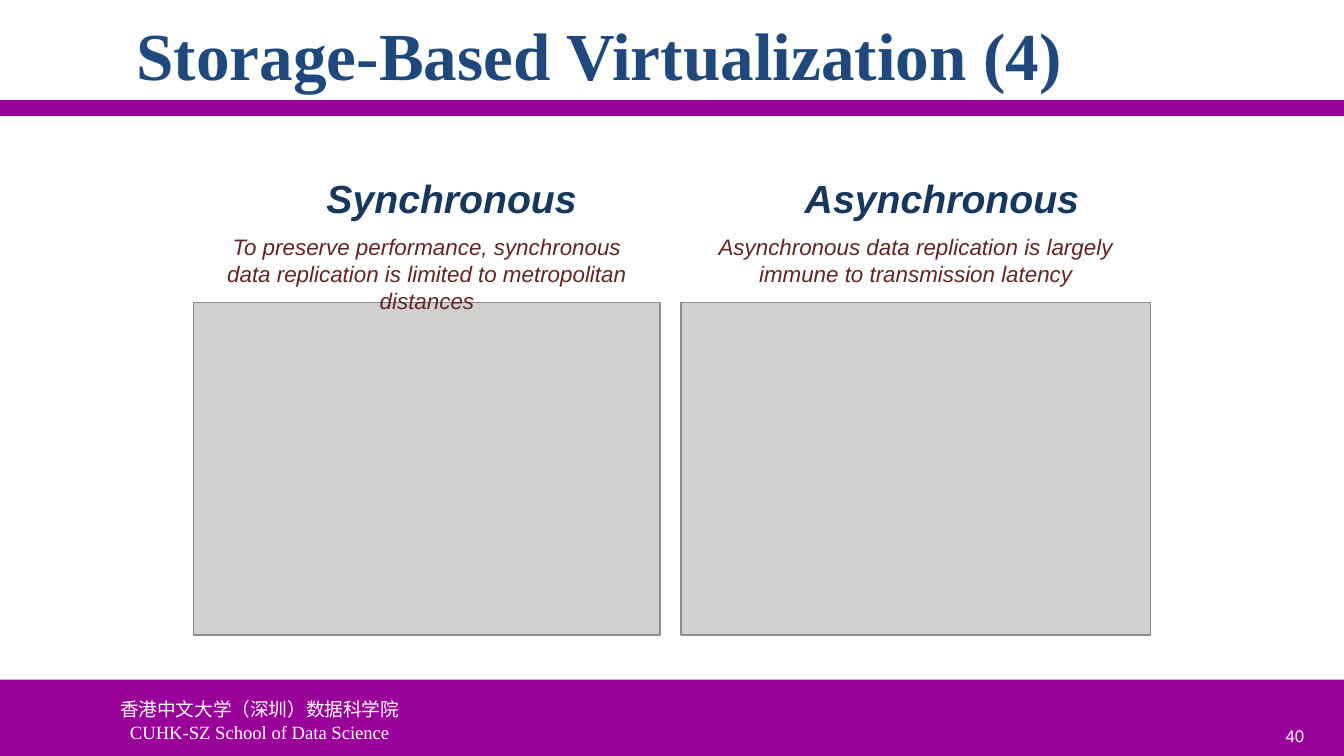
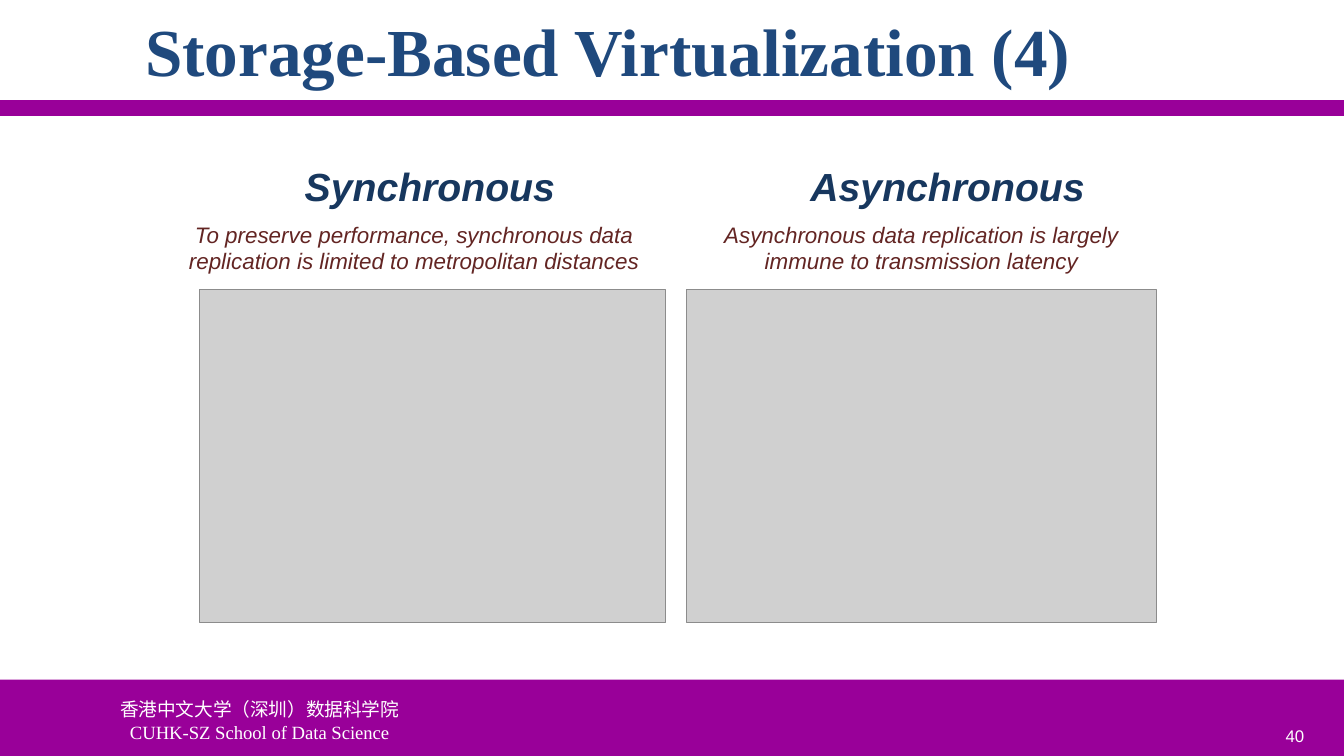
Before and after one commit to ychung1103/ychung1103.github.io, a slide deck: slide 40 of Slides/CSC6103/VT-05 Storage Virtualization.pptx. Drawn at 1344x756 pixels with LibreOffice and Linux fonts; fonts in the diff are those of the drawing; grey boxes stand for pictures; background and template pictures are left out. Boxes give left, top, right and bottom in pixels: in the first picture for what was removed or moved away, otherwise in the second. Text is boxed around its words. In the diff, an @@ line names an element or a change of style, - is before the commit and + after.

```diff
--- a/Slides/CSC6103/VT-05 Storage Virtualization.pptx
+++ b/Slides/CSC6103/VT-05 Storage Virtualization.pptx
@@ title "Storage-Based Virtualization (4)" moved from (x1=137, y1=33, x2=1061, y2=93) to (x1=145, y1=29, x2=1070, y2=89) @@
@@ text "Synchronous" moved from (x1=326, y1=184, x2=576, y2=221) to (x1=305, y1=172, x2=555, y2=209) @@
@@ 2 pictures, 1 text moved together from (x1=194, y1=184, x2=1152, y2=636) to (x1=199, y1=172, x2=1157, y2=624) @@
@@ text "To preserve performance, synchronous data ..." rewrapped from (x1=227, y1=238, x2=626, y2=309) to (x1=189, y1=226, x2=638, y2=274) @@
@@ text "Asynchronous data replication is largely ..." moved from (x1=719, y1=238, x2=1113, y2=287) to (x1=724, y1=226, x2=1118, y2=274) @@
```
Also in this commit, not shown: 97 other slides changed, 2 other files.
